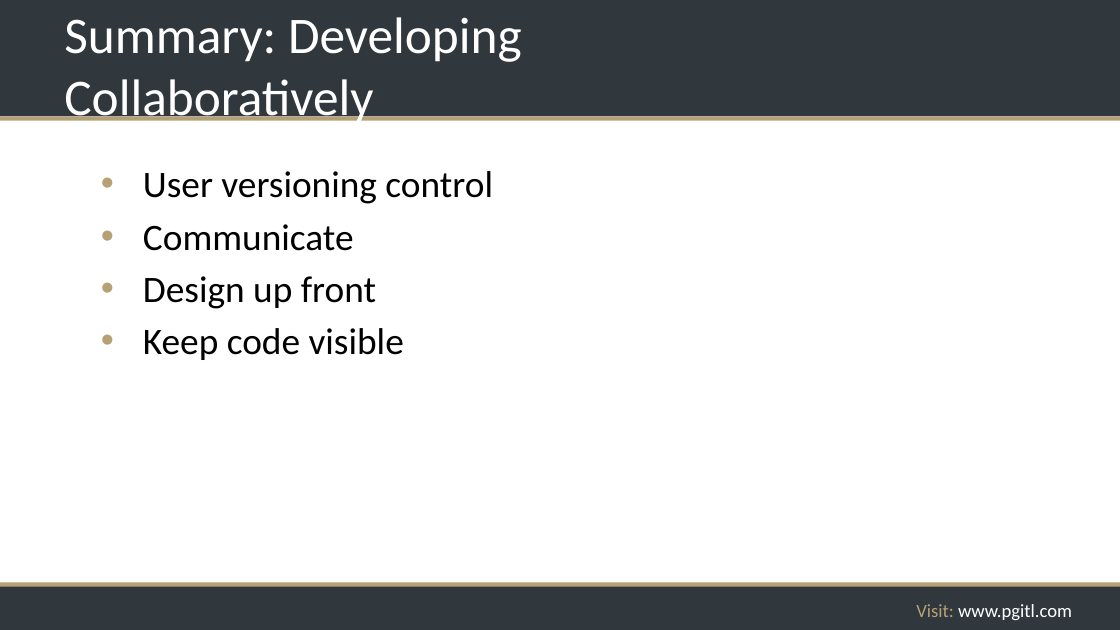
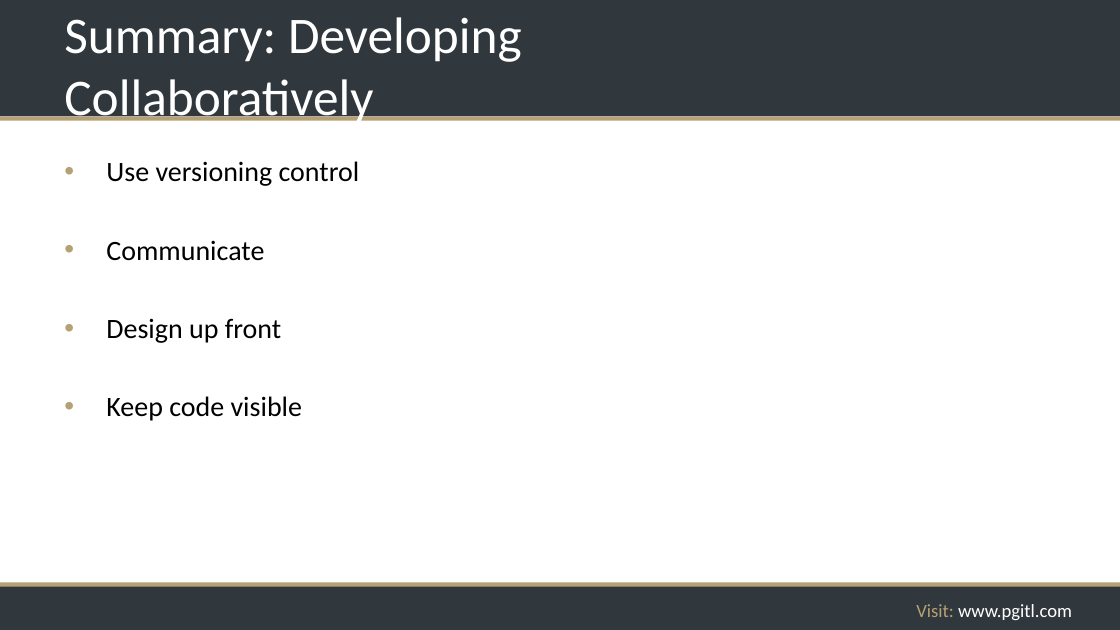
Before and after one commit to rikkouri/project-a, a slide deck: slide 226 of Programming Foundations.pptx. Drawn at 1120x630 pixels with LibreOffice and Linux fonts; fonts in the diff are those of the drawing; background and template pictures are left out. Boxes give left, top, right and bottom in pixels: in the first picture for what was removed or moved away, otherwise in the second. Text is boxed around its words. In the diff, an @@ line names an element or a change of style, - is before the commit and + after.

Commit message:
Font changes per Design request plus backup with original font sizes.

```diff
--- a/Programming Foundations.pptx
+++ b/Programming Foundations.pptx
@@ text "Use versioning control": place and size @@
-text "Use versioning control" at [143,171,493,360]
+text "Use versioning control" at [106,161,360,421]
@@ text at [106,161,360,186]: text changed; size 32 to 24 pt @@
-• User versioning control
+• Use versioning control
@@ text at [106,240,302,421]: size 32 to 24 pt in "Communicate", "Design up front", "Keep code visible"; less space between paragraphs @@
```
Also in this commit, not shown: 147 other slides changed, 1 other file.
